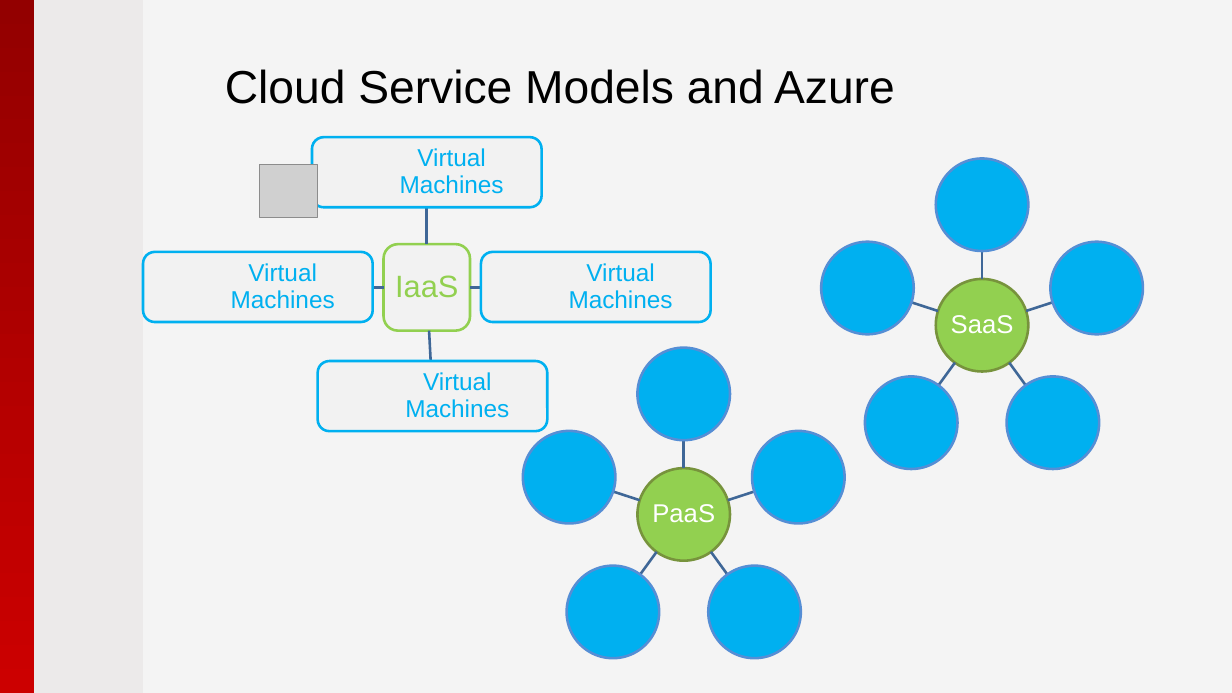
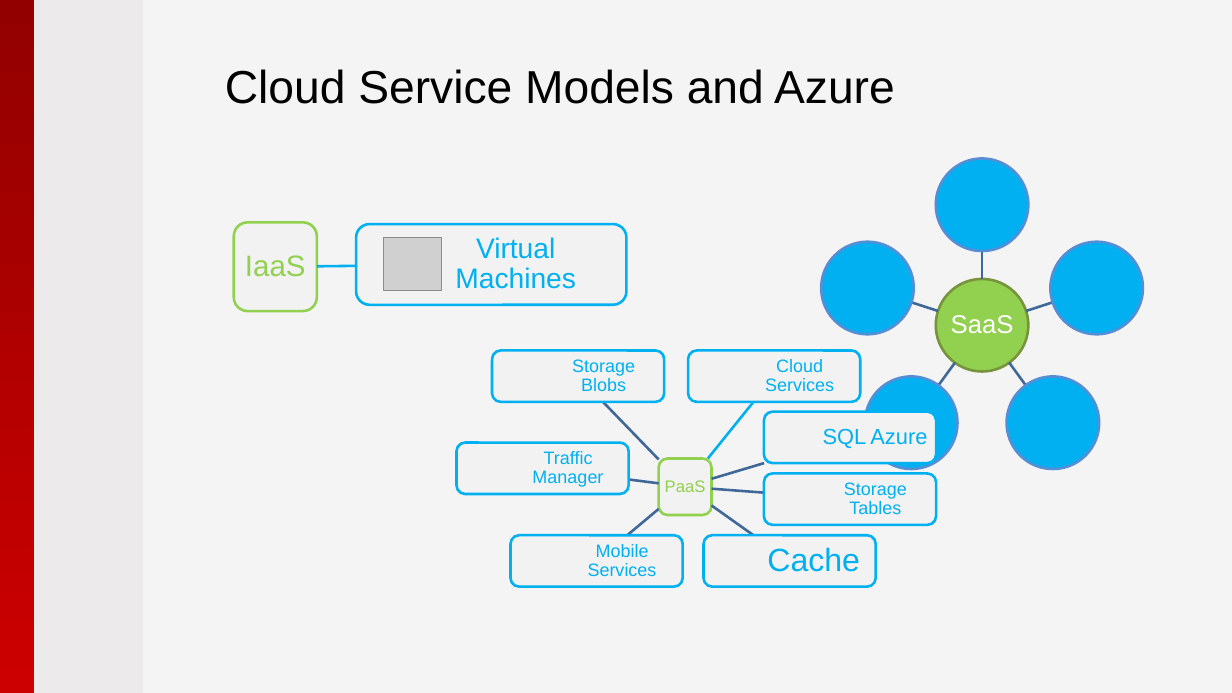
Before and after one commit to pryabov/Hackathon-2015, a slide deck: slide 12 of Presentation/2015 - Microsoft Azure.pptx. Drawn at 1232x693 pixels with LibreOffice and Linux fonts; fonts in the diff are those of the drawing; grey boxes stand for pictures; background and template pictures are left out. Boxes give left, top, right and bottom in pixels: in the first picture for what was removed or moved away, otherwise in the second. Text is boxed around its words. In the diff, an @@ line names an element or a change of style, - is before the commit and + after.

Commit message:
Working on Presentation/2015 - Microsoft Azure.pptx

```diff
--- a/Presentation/2015 - Microsoft Azure.pptx
+++ b/Presentation/2015 - Microsoft Azure.pptx
@@ rounded rectangle: place and size @@
-rounded rectangle at (384,244,470,331)
+rounded rectangle at (234,223,317,311)
@@ text "IaaS": place and size @@
-text "IaaS" at (395,275,458,298)
+text "IaaS" at (245,255,306,277)
@@ text "IaaS" at (245,255,306,277): size 24 to 23 pt @@
@@ rounded rectangle: place and size @@
-rounded rectangle at (481,252,711,323)
+rounded rectangle at (356,225,627,305)
@@ text "Virtual Machines": place and size @@
-text "Virtual Machines" at (569,263,673,309)
+text "Virtual Machines" at (455,237,576,289)
@@ text "Virtual Machines" at (455,237,576,289): size 19 to 22 pt; more space between paragraphs @@
@@ picture: place and size @@
-picture at (260,165,318,217)
+picture at (384,238,442,290)
@@ group removed at (143,137,543,418): 4 freeform shapes, 3 texts, 2 rounded rectangles @@
-Virtual Machines
-Virtual Machines
-Virtual Machines
@@ freeform shape added at (317,266,356,266), outline #00B0F0 2 pt @@
@@ rounded rectangle: place and size @@
-rounded rectangle at (318,361,548,432)
+rounded rectangle at (493,350,665,402)
@@ group added at (457,350,936,587): 7 rounded rectangles, 7 texts, 2 freeform shapes @@
+Cloud Services
+SQL Azure
+Storage Tables
+Cache
+Mobile Services
+Traffic Manager
+Storage Blobs
@@ freeform shape at (603,402,659,460): rotation 270 to 226 degrees; outline redrawn @@
@@ group removed at (523,348,845,658): 6 ellipses @@
@@ text "PaaS": place and size @@
-text "PaaS" at (652,504,715,523)
+text "PaaS" at (665,480,706,492)
@@ text "PaaS" at (665,480,706,492): size 20 to 13 pt, text colour #FFFFFF to #92D050; less space between paragraphs @@
@@ freeform shape at (712,464,764,479): rotation 342 to 343 degrees; outline redrawn @@
@@ freeform shape at (628,509,659,535): rotation 126 to 140 degrees; outline redrawn @@
@@ freeform shape at (629,480,659,483): rotation 198 to 187 degrees; outline redrawn @@
@@ freeform shape at (712,505,754,535): rotation 54 to 35 degrees; outline redrawn @@
```
Also in this commit, not shown: 1 other slide changed, 1 slide added.
